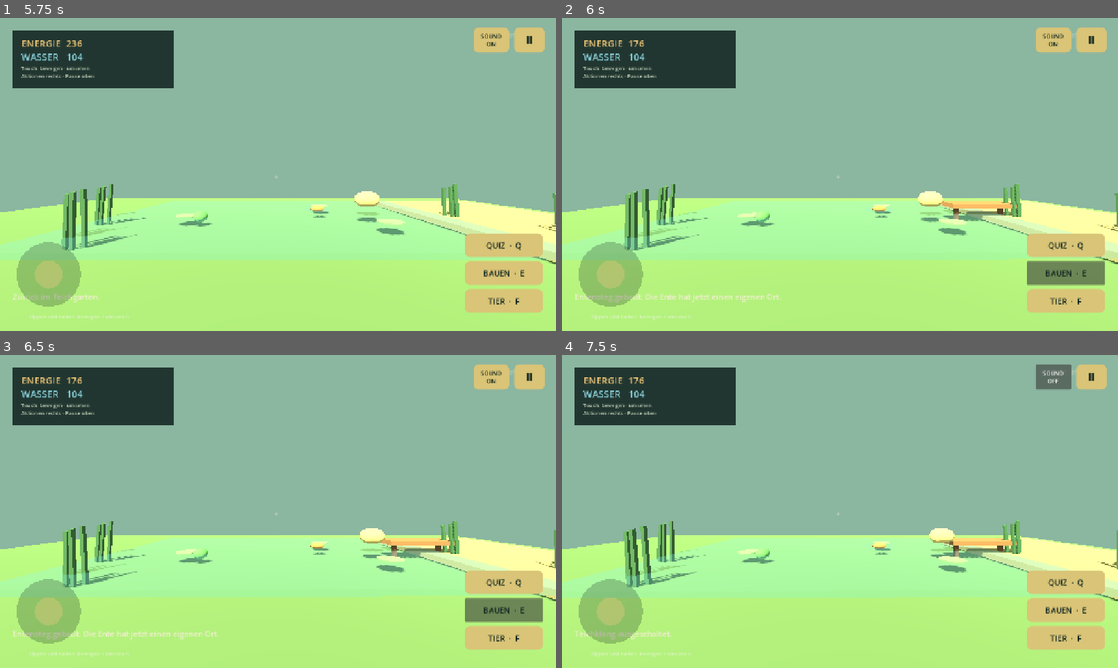
Above: before the commit, frames 1-4 (two rows, left to right).
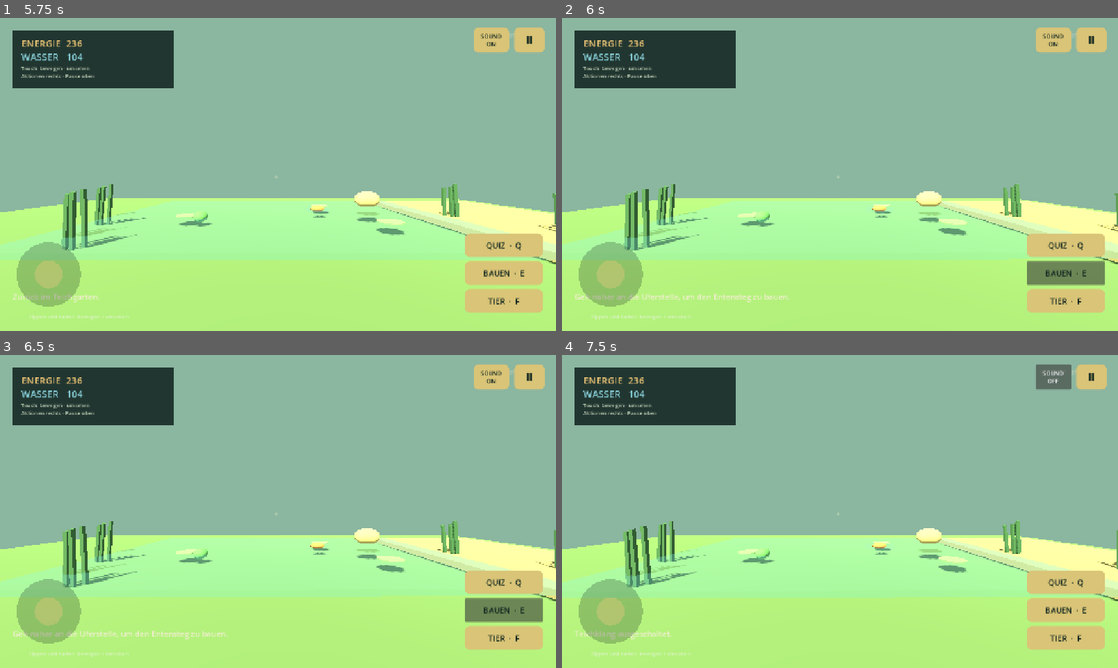
Above: after the commit, the same moments.

Repository: makopipokam/manualai.org
Game: Godot game, scene res://main.tscn
Two runs of this game, one before a commit and one after it. Both use one fixed random seed, a clock stepped at 60 frames per second and the inputs below. Sound files missing from this copy of the repository are replaced by a short silence.
Inputs:
- Up to frame 1 (5.75 s): click "Ⅱ" at 0.5 s; click "WEITER" at 1.25 s; click "QUIZ · Q" at 2 s; click "Ein ausgewogenes Pflanzenwach…" at 2.75 s; click "Nächste Frage" at 3.5 s; click "Langsam Abstand halten" at 4.25 s; click "Zurück zum Teich" at 5 s
- Up to frame 2 (6 s): click "BAUEN · E" at 5.75 s
- Up to frame 3 (6.5 s): no input
- Up to frame 4 (7.5 s): click "TIER · F" at 6.5 s; click "SOUND ON" at 7.25 s

Frame 1 is identical in both runs. In frame 2, 0.9% of the frame differs, in the area x 2-82%, y 7-91%; in frame 3, 1.0%; in frame 4, 0.9%.

Commit message:
Harden build range and save validation

Diff:
--- a/godot/pwnd-prototype/scripts/main.gd
+++ b/godot/pwnd-prototype/scripts/main.gd
@@ -10,11 +10,14 @@
 	"quiz_correct_water": 12,
 	"quiz_wrong_energy": 8,
 	"animal_upgrade_water": 20,
-	"animal_max_stage": 2
+	"animal_max_stage": 2,
+	"max_saved_resource": 9999
 }
+const ANIMAL_SPECIES := ["frog", "fish", "duck"]
 const STRUCTURE_DEFINITIONS := {
 	"duck_dock": {
 		"energy_cost": 60,
+		"build_range": 3.0,
 		"platform_size": Vector3(2.2, 0.16, 0.8),
 		"platform_position": Vector3(5.0, 0.48, -1.6),
 		"platform_color": Color("#a4774e"),
@@ -414,6 +417,9 @@
 	if dock_built:
 		_update_hud("Der Entensteg steht bereits.")
 		return
+	if _distance_to_structure("duck_dock") > float(definition["build_range"]):
+		_update_hud("Geh näher an die Uferstelle, um den Entensteg zu bauen.")
+		return
 	if energy < energy_cost:
 		_update_hud("Nicht genug Energie. Drücke Q für eine Quizrunde.")
 		return
@@ -547,10 +553,15 @@
 			interaction_hint.text = "F / TIER: " + nearest.species.capitalize() + " mit Wasser entwickeln"
 		else:
 			interaction_hint.text = nearest.species.capitalize() + " · vollständig entwickelt"
-	elif not dock_built and player.global_position.distance_to(Vector3(5.0, 0.5, -1.6)) < 3.0:
+	elif not dock_built and _distance_to_structure("duck_dock") <= float(STRUCTURE_DEFINITIONS["duck_dock"]["build_range"]):
 		interaction_hint.text = "E / BAUEN: Entensteg für %d Energie" % int(STRUCTURE_DEFINITIONS["duck_dock"]["energy_cost"])
 	else:
 		interaction_hint.text = ""
+
+func _distance_to_structure(structure_id: String) -> float:
+	var target: Vector3 = STRUCTURE_DEFINITIONS[structure_id]["platform_position"]
+	var player_plane := Vector3(player.global_position.x, target.y, player.global_position.z)
+	return player_plane.distance_to(target)
 
 func _vibrate(duration_ms: int) -> void:
 	if DisplayServer.is_touchscreen_available():
@@ -574,14 +585,45 @@
 	var file := FileAccess.open(SAVE_PATH, FileAccess.READ)
 	if not file:
 		return
-	var parsed = JSON.parse_string(file.get_as_text())
+	var parsed: Variant = JSON.parse_string(file.get_as_text())
 	file.close()
-	if parsed is Dictionary:
-		energy = int(parsed.get("energy", energy))
-		water = int(parsed.get("water", water))
-		dock_built = bool(parsed.get("dock_built", false))
-		audio_enabled = bool(parsed.get("audio_enabled", true))
-		_loaded_animals = parsed.get("animals", {})
+	var safe_data: Dictionary = _validated_save_data(parsed)
+	energy = int(safe_data["energy"])
+	water = int(safe_data["water"])
+	dock_built = bool(safe_data["dock_built"])
+	audio_enabled = bool(safe_data["audio_enabled"])
+	_loaded_animals = safe_data["animals"]
+
+func _validated_save_data(parsed: Variant) -> Dictionary:
+	var safe := {
+		"energy": energy,
+		"water": water,
+		"dock_built": false,
+		"audio_enabled": true,
+		"animals": {}
+	}
+	if not parsed is Dictionary:
+		return safe
+	var data: Dictionary = parsed
+	var max_resource: int = int(ECONOMY_RULES["max_saved_resource"])
+	safe["energy"] = clampi(_safe_int(data.get("energy", energy), energy), 0, max_resource)
+	safe["water"] = clampi(_safe_int(data.get("water", water), water), 0, max_resource)
+	var dock_value: Variant = data.get("dock_built", false)
+	var audio_value: Variant = data.get("audio_enabled", true)
+	safe["dock_built"] = dock_value if dock_value is bool else false
+	safe["audio_enabled"] = audio_value if audio_value is bool else true
+	var saved_animals: Variant = data.get("animals", {})
+	if saved_animals is Dictionary:
+		var animal_data: Dictionary = {}
+		for species in ANIMAL_SPECIES:
+			animal_data[species] = clampi(_safe_int(saved_animals.get(species, 0), 0), 0, int(ECONOMY_RULES["animal_max_stage"]))
+		safe["animals"] = animal_data
+	return safe
+
+func _safe_int(value: Variant, fallback: int) -> int:
+	if value is bool or not (value is int or value is float):
+		return fallback
+	return int(value)
 
 var _loaded_animals: Dictionary = {}
 
--- a/godot/pwnd-prototype/tests/regression_test.gd
+++ b/godot/pwnd-prototype/tests/regression_test.gd
@@ -34,6 +34,7 @@
 	_test_animal_stays_on_plane(main)
 	_test_wading_matches_surface(main)
 	_test_boot_height(main)
+	_test_build_and_save_consistency(main)
 	await _test_world_collisions(main)
 	await _test_quiz_layout(main)
 
@@ -202,6 +203,7 @@
 	_check(static_bodies.size() >= 4, "Boden, Ufer und Steine haben Kollisionen", "körper=%d" % static_bodies.size())
 	main.energy = 999
 	main.dock_built = false
+	main.player.global_position = Vector3(5.0, 0.0, 1.0)
 	main._build_dock()
 	var with_dock := 0
 	for child in main.get_children():
@@ -217,6 +219,29 @@
 	_check(main.player.global_position.x > -5.95, "Spieler wird vom Uferstein gestoppt", "x=%.2f" % main.player.global_position.x)
 	main.player.rotation.y = 0.0
 
+func _test_build_and_save_consistency(main: Node3D) -> void:
+	print("Bau-Reichweite / Save-Validierung")
+	main.dock_built = false
+	main.energy = 180
+	main.player.global_position = Vector3(-8.0, 0.0, 6.0)
+	main._build_dock()
+	_check(not main.dock_built, "Bau außerhalb der Reichweite wird verhindert")
+	_check(main.energy == 180, "Bau außerhalb der Reichweite kostet keine Energie", "energie=%d" % main.energy)
+	main.player.global_position = Vector3(5.0, 0.0, 1.0)
+	main._build_dock()
+	_check(main.dock_built, "Bau innerhalb der Reichweite ist erlaubt")
+	_check(main.energy == 120, "Bau innerhalb der Reichweite zieht die Strukturkosten ab", "energie=%d" % main.energy)
+	var safe: Dictionary = main._validated_save_data({
+		"energy": -50,
+		"water": 999999,
+		"dock_built": "yes",
+		"audio_enabled": "no",
+		"animals": {"frog": 99, "duck": -4, "unknown": 99}
+	})
+	_check(safe["energy"] == 0 and safe["water"] == 9999, "Gespeicherte Ressourcen werden begrenzt", "energy=%s water=%s" % [safe["energy"], safe["water"]])
+	_check(safe["dock_built"] == false and safe["audio_enabled"] == true, "Ungültige Save-Typen fallen auf sichere Werte zurück")
+	_check(safe["animals"]["frog"] == 2 and safe["animals"]["duck"] == 0 and not safe["animals"].has("unknown"), "Tierstufen werden begrenzt und unbekannte Arten ignoriert")
+
 func _test_quiz_layout(main: Node3D) -> void:
 	print("Quiz-Layout")
 	var quiz = main.quiz_panel
Not shown, changed: godot/pwnd-prototype/README.md
Not shown, changed: godot/pwnd-prototype/ROADMAP.md
